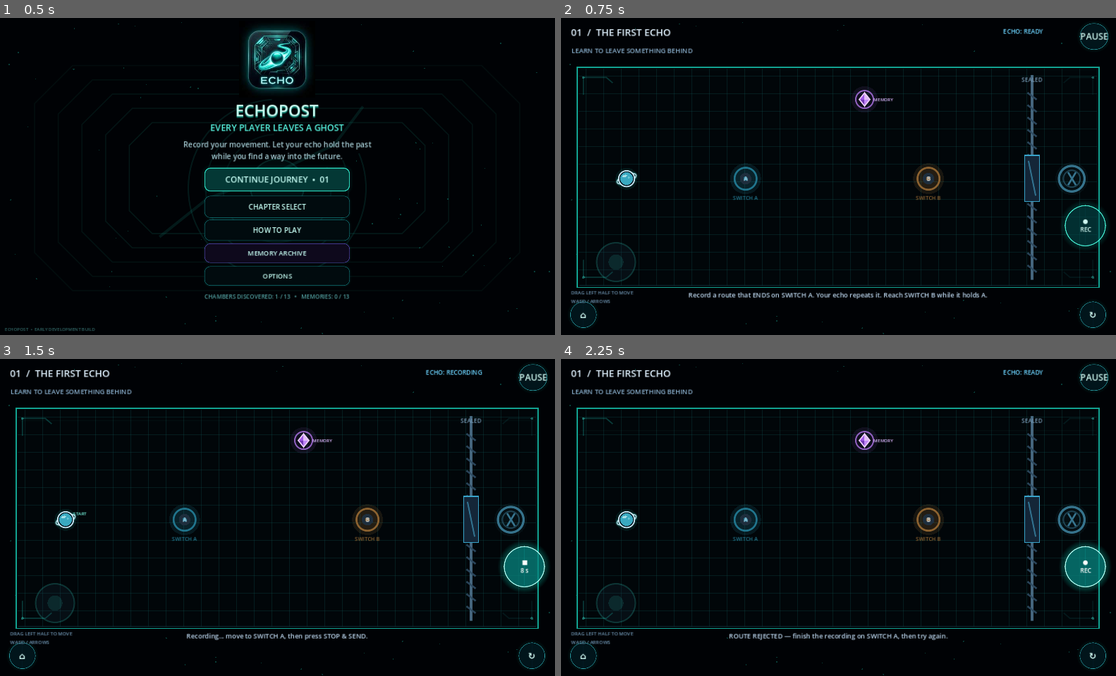
Above: before the commit, frames 1-4 (two rows, left to right).
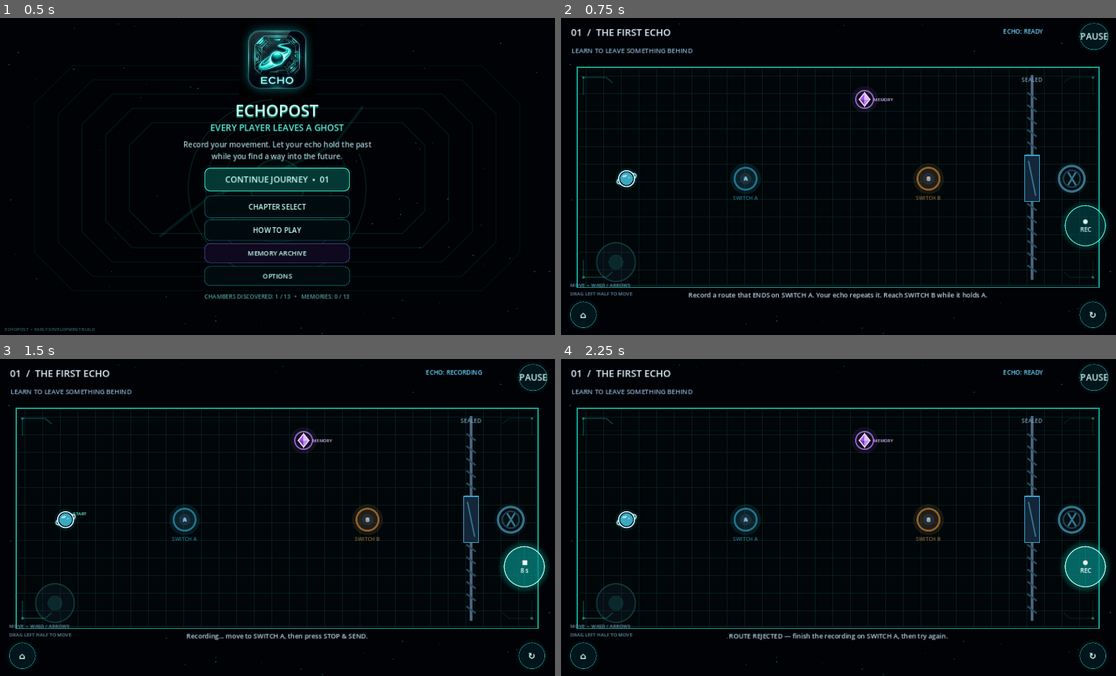
Above: after the commit, the same moments.

Repository: NinuGaming999/ECHOPOST
Game: Godot game, scene res://scenes/main.tscn
Two runs of this game, one before a commit and one after it. Both use one fixed random seed, a clock stepped at 60 frames per second and the inputs below.
Inputs:
- Up to frame 1 (0.5 s): no input
- Up to frame 2 (0.75 s): click "CONTINUE JOURNEY • 01" at 0.5 s
- Up to frame 3 (1.5 s): click "● REC" at 1.25 s
- Up to frame 4 (2.25 s): click "■ 8 s" at 2 s

Frame 1 is identical in both runs. In frame 2, 0.3% of the frame differs, in the area x 1-14%, y 83-90%; in frame 3, 0.3%; in frame 4, 0.3%.

Commit message:
Refine compact movement hint and circular action state labels

Diff:
--- a/scripts/game.gd
+++ b/scripts/game.gd
@@ -785,9 +785,19 @@
 			status_label.position = Vector2(center_x - status_label.size.x * 0.5, size.y - 110.0)
 		var move_tip := game_hud.get_node_or_null("MoveTip") as Label
 		if move_tip != null:
-			move_tip.position.y = size.y - 105.0
-			move_tip.position.x = size.x - move_tip.size.x - 28.0 if left_handed_controls else 34.0
-			move_tip.text = "DRAG RIGHT HALF TO MOVE\nWASD / ARROWS" if left_handed_controls else "DRAG LEFT HALF TO MOVE\nWASD / ARROWS"
+			var hint_margin := maxf(16.0, size.x * 0.025)
+			var hint_nav_diameter := clampf(size.y * 0.16, 54.0, 60.0)
+			var hint_bottom_y := size.y - hint_nav_diameter - 16.0
+			move_tip.size = Vector2(160.0, 28.0 if size.y < 620.0 else 38.0)
+			move_tip.position.x = size.x - hint_margin - move_tip.size.x if left_handed_controls else hint_margin
+			move_tip.position.y = hint_bottom_y - move_tip.size.y - 8.0
+			move_tip.visible = size.y >= 380.0
+			if size.y < 620.0:
+				move_tip.text = "DRAG RIGHT TO MOVE" if left_handed_controls else "DRAG LEFT TO MOVE"
+				move_tip.add_theme_font_size_override("font_size", 10)
+			else:
+				move_tip.text = "MOVE  •  WASD / ARROWS\nDRAG RIGHT HALF TO MOVE" if left_handed_controls else "MOVE  •  WASD / ARROWS\nDRAG LEFT HALF TO MOVE"
+				move_tip.add_theme_font_size_override("font_size", 11)
 		var bottom_menu_control := game_hud.get_node_or_null("MenuButton") as Button
 		var record_control := game_hud.get_node_or_null("RecordButton") as Button
 		var latch_control := game_hud.get_node_or_null("LatchSwitchBButton") as Button
@@ -1029,6 +1039,10 @@
 	joystick_touch_index = -1
 	joystick_mouse_active = false
 	joystick_direction = Vector2.ZERO
+	joystick_applied_direction = Vector2.ZERO
+	if is_instance_valid(pause_button):
+		pause_button.text = "Ⅱ"
+		pause_button.tooltip_text = "Pause"
 	level_data = LEVELS[current_level_index]
 	player_position = level_data["spawn"]
 	echo_position = Vector2.ZERO
@@ -1560,7 +1574,7 @@
 		latch_switch_button.visible = toggle_mode
 		latch_switch_button.disabled = screen_state != ScreenState.PLAYING or door_open
 		if door_open and switch_b_latched:
-			latch_switch_button.text = "B\nON"
+			latch_switch_button.text = "B\nLATCHED"
 		elif switch_b_latched:
 			latch_switch_button.text = "B\nRELEASE"
 		else:
